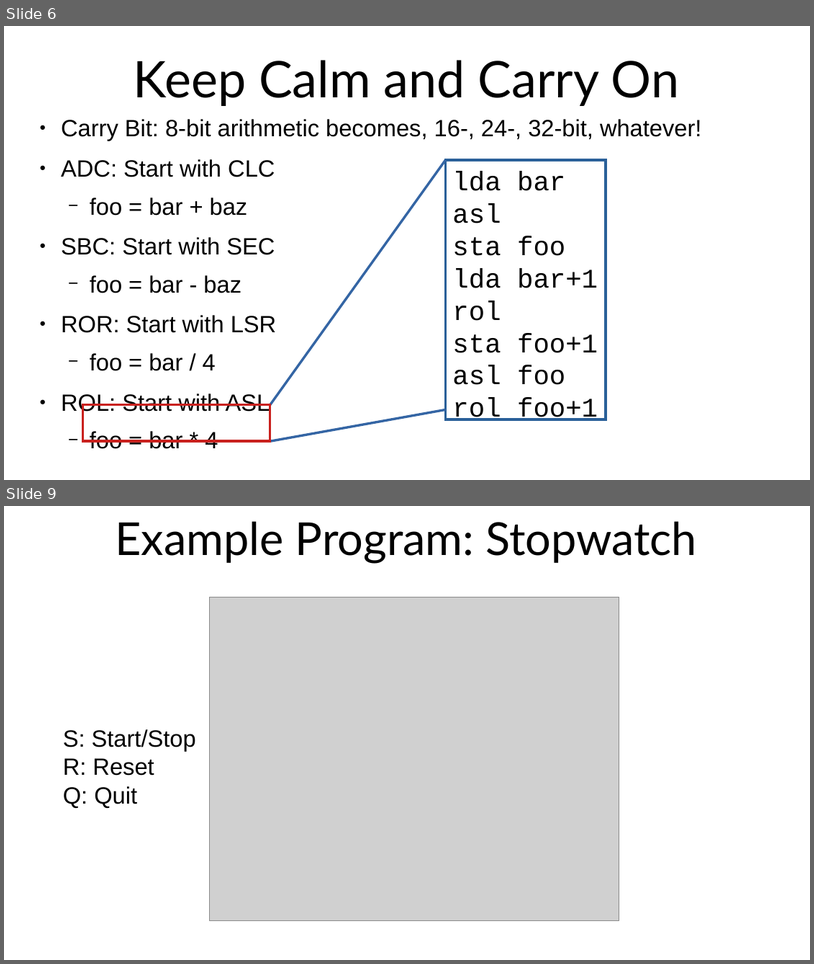
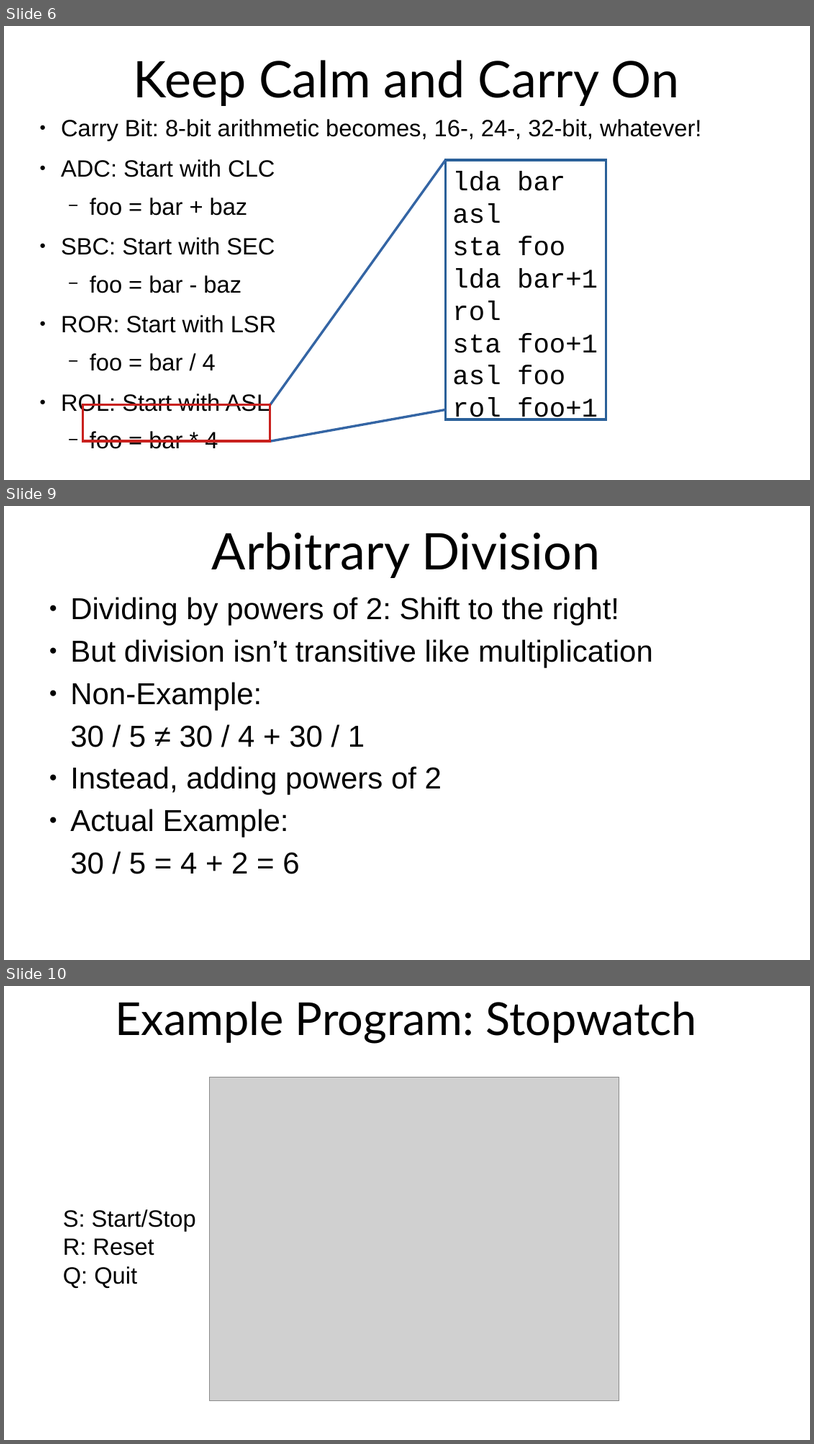
Before and after one commit to SlithyMatt/x16-assembly-tutorial, a slide deck: Lesson11/Lesson11.odp. Shown one above the other, each under a label of ours: slides 6 and 9 before the commit, slides 6, 9 and 10 after it; the slides between them are not shown. The pictures are 814x964 and 814x1444 pixels, drawn with LibreOffice and Linux fonts; fonts in the diff are those of the drawing; grey boxes stand for pictures. Boxes give left, top, right and bottom in pixels: in the first picture for what was removed or moved away, otherwise in the second. Text is boxed around its words. In the diff, an @@ line names an element or a change of style, - is before the commit and + after.

```diff
--- a/Lesson11/Lesson11.odp
+++ b/Lesson11/Lesson11.odp
@@ slide 9 added at [4, 506, 810, 960], background #FFFFFF @@
@@ title added at [212, 532, 600, 578], 60 pt, text #000000 @@
+Arbitrary Division
@@ text added at [70, 597, 653, 874], 36 pt, text #000000 @@
+● Dividing by powers of 2: Shift to the right!
+● But division isn’t transitive like multiplication
+● Non-Example:
+30 / 5 ≠ 30 / 4 + 30 / 1
+● Instead, adding powers of 2
+● Actual Example:
+30 / 5 = 4 + 2 = 6
@@ what was slide 9 is now slide 10 @@
```
Also in this commit, not shown: 1 slide changed, 1 other slide added, 1 slide removed.
